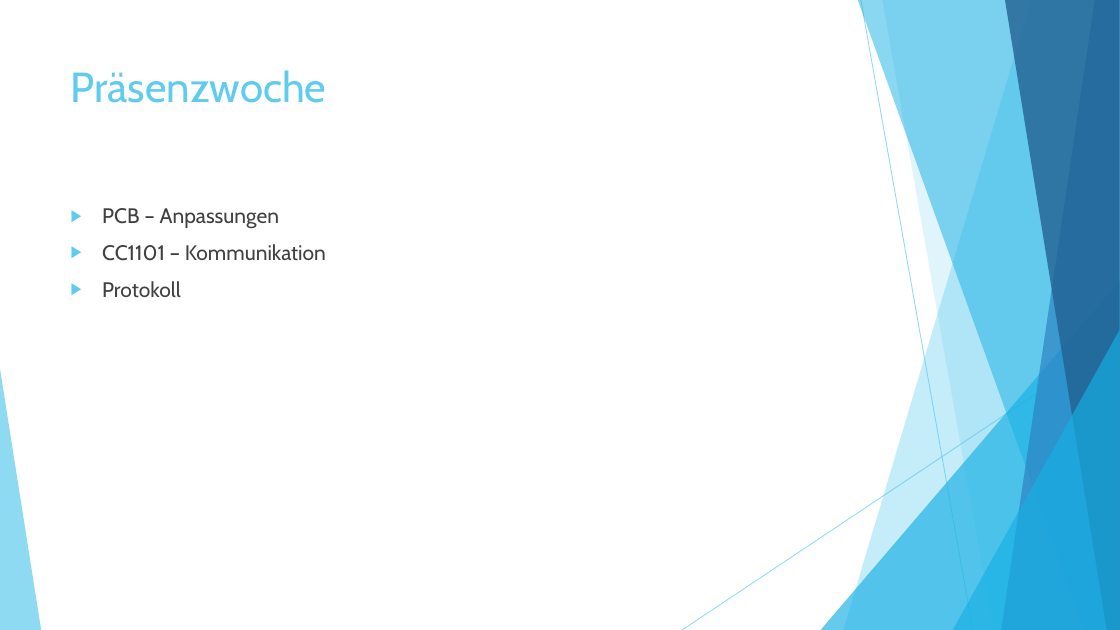
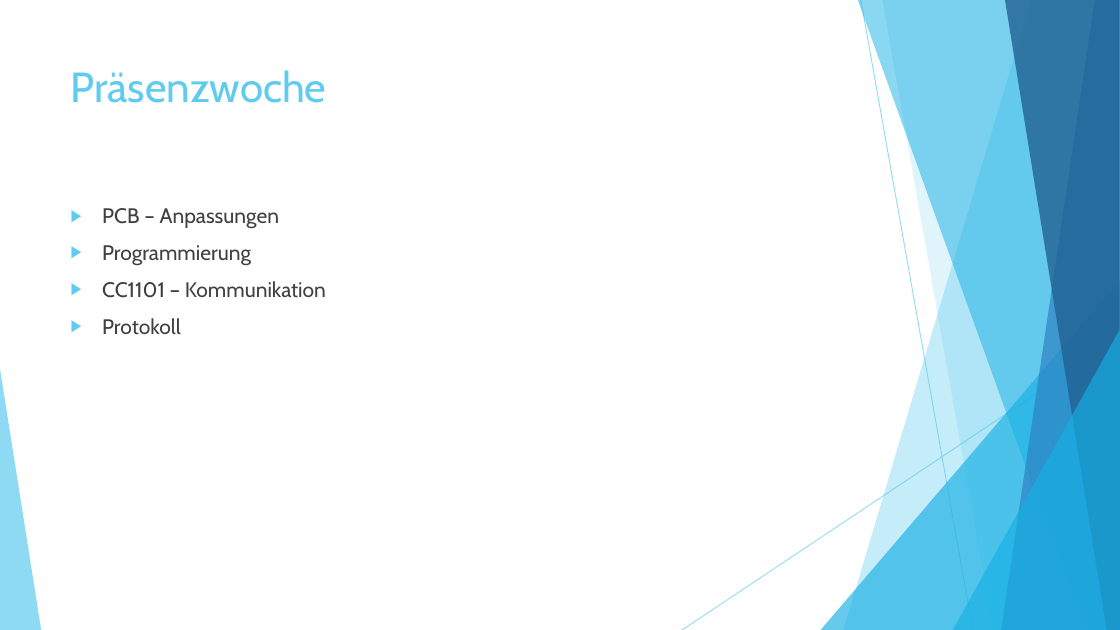
Before and after one commit to rinnerfabian/unistuff, a slide deck: slide 9 of IoT.pptx. Drawn at 1120x630 pixels with LibreOffice and Linux fonts; fonts in the diff are those of the drawing. Boxes give left, top, right and bottom in pixels: in the first picture for what was removed or moved away, otherwise in the second. Text is boxed around its words. In the diff, an @@ line names an element or a change of style, - is before the commit and + after.

```diff
--- a/IoT.pptx
+++ b/IoT.pptx
@@ text at <box>102,245,251,265</box>: paragraph added @@
+▶ Programmierung
```
Also in this commit, not shown: 3 other slides changed, 2 slides added, 2 slides removed, 2 other files.
